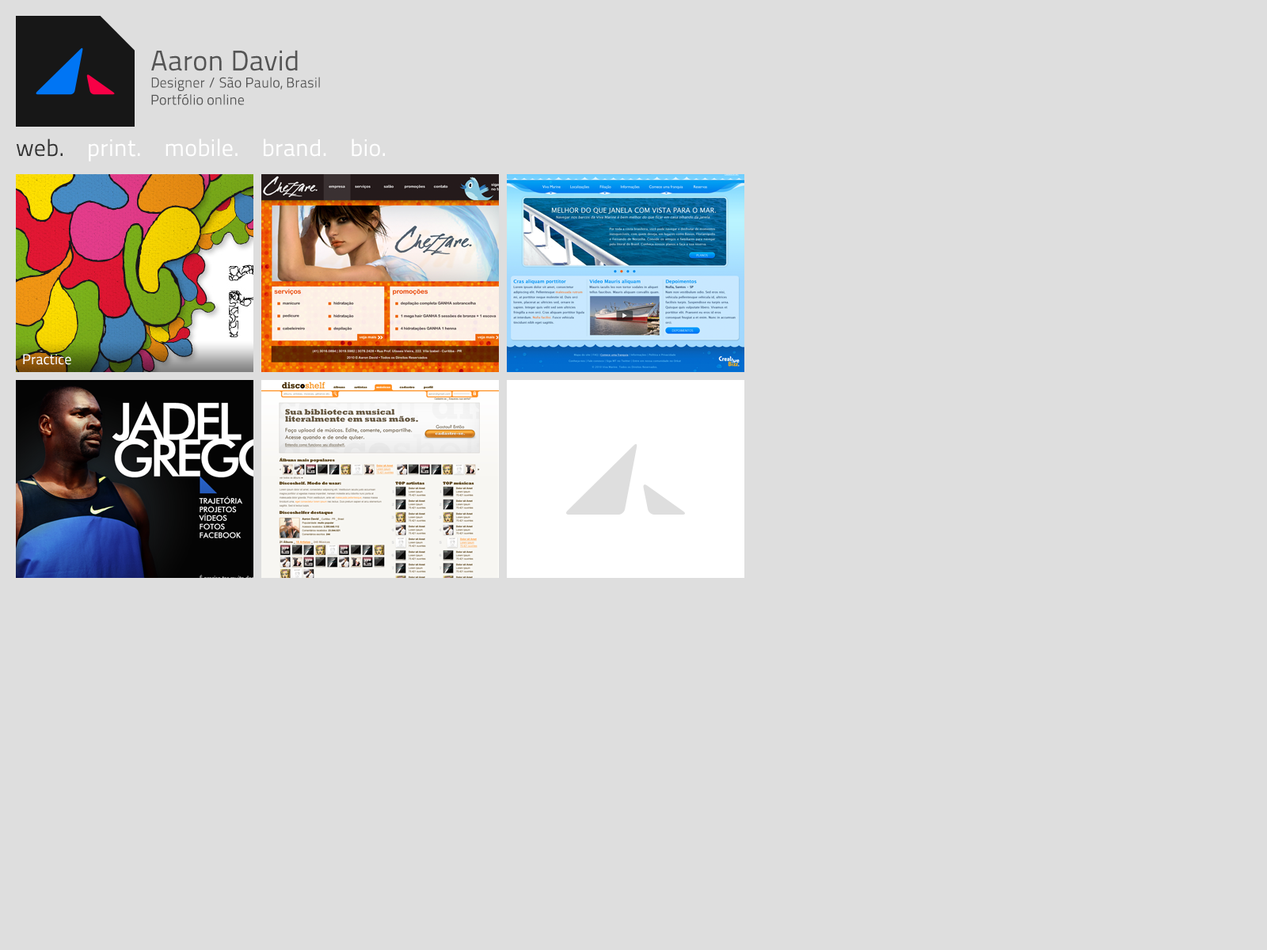
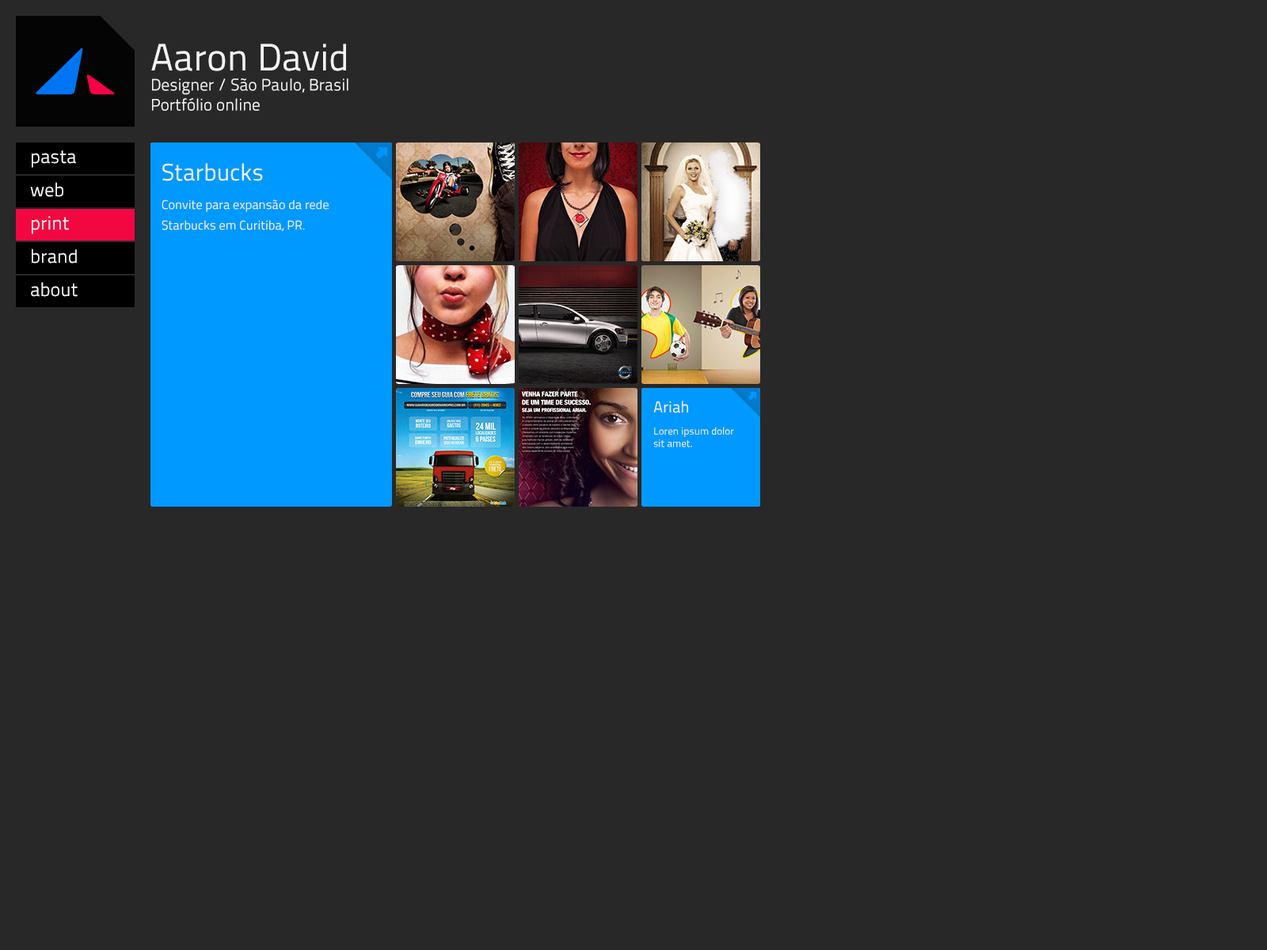
Two versions of the same layered image (w=1267, h=950). Layer-by-layer changes:
added group "tile small" with 12 layers above "tile big" over <box>641,381,767,507</box>
moved "Vector Smart Object" (1st of 4, in "tile small" › "hover copy 2") into group "hover copy 2", painted on it over <box>566,391,757,515</box>
removed layer "box copy 2" from group "web" over <box>506,380,745,578</box>
removed layer "box copy" (was 80%) from group "web" over <box>15,332,254,373</box>
removed layer "web. print. mobile. brand. bio. copy" from group "web" over <box>15,138,385,162</box>
added layer "Rounded Rectangle 2 copy 4" in group "tile small" over <box>641,387,761,507</box>
added group "tile big" with 12 layers above "about" over <box>150,140,757,507</box>
added layer "Starbucks Convite para expansão da rede Starbucks em Curitiba," in group "tile big" over <box>161,163,329,232</box>
added group "hover copy" with 4 layers in group "tile big" over <box>352,140,757,403</box>
added layer "Rounded Rectangle 1" in group "tile big" over <box>150,142,392,507</box>
renamed "web. print. mobile. brand. bio." to "pasta", moved it out of group "bio", painted on it over <box>15,138,385,168</box>
removed group "web" (12 layers) over <box>15,138,745,578</box>
removed group "legenda" (2 layers) from group "web" over <box>15,340,254,373</box>
removed layer "Layer 5" from group "web" over <box>15,380,254,578</box>
renamed "Layer 6" to "Layer 16", moved it out of group "web", painted on it over <box>150,142,761,578</box>
removed layer "Layer 7" from group "web" over <box>506,174,745,373</box>
removed layer "Layer 8" from group "web" over <box>261,174,499,373</box>
removed layer "Layer 2" from group "web" over <box>15,174,254,373</box>
painted on "Aaron David Designer / São Paulo, Brasil Portfólio online" over <box>151,43,349,111</box>
painted on "FND" over <box>0,0,1267,950</box>
…and 20 more changes (18 added, 2 removed)
